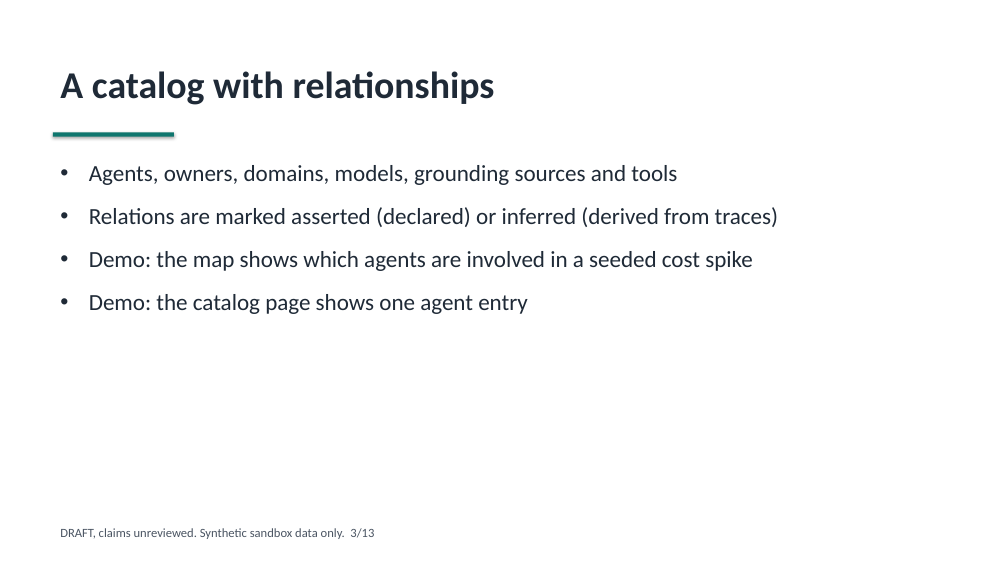
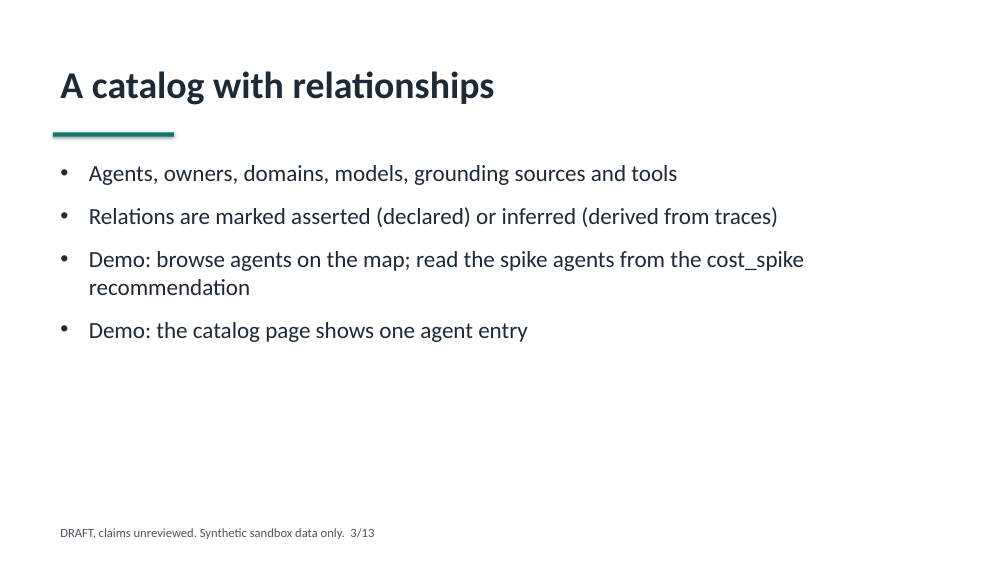
Before and after one commit to fgarofalo56/neurosphere, a slide deck: slide 3 of marketing/deck/neurosphere-walking-deck.pptx. Drawn at 1008x567 pixels with LibreOffice and Linux fonts; fonts in the diff are those of the drawing. Boxes give left, top, right and bottom in pixels: in the first picture for what was removed or moved away, otherwise in the second. Text is boxed around its words. In the diff, an @@ line names an element or a change of style, - is before the commit and + after.

```diff
--- a/marketing/deck/neurosphere-walking-deck.pptx
+++ b/marketing/deck/neurosphere-walking-deck.pptx
@@ text at <box>89,251,804,295</box>: text changed @@
-• Demo: the map shows which agents are involved in a seeded cost spike
+• Demo: browse agents on the map; read the spike agents from the cost_spike recommendation
```
Also in this commit, not shown: 3 other slides changed, 12 other files.
